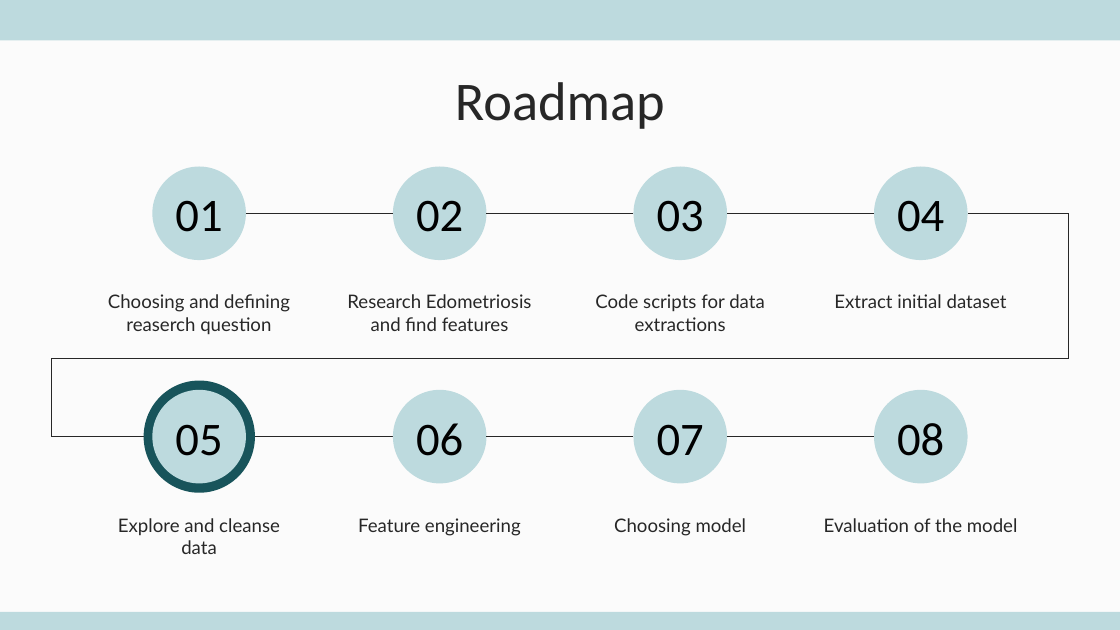
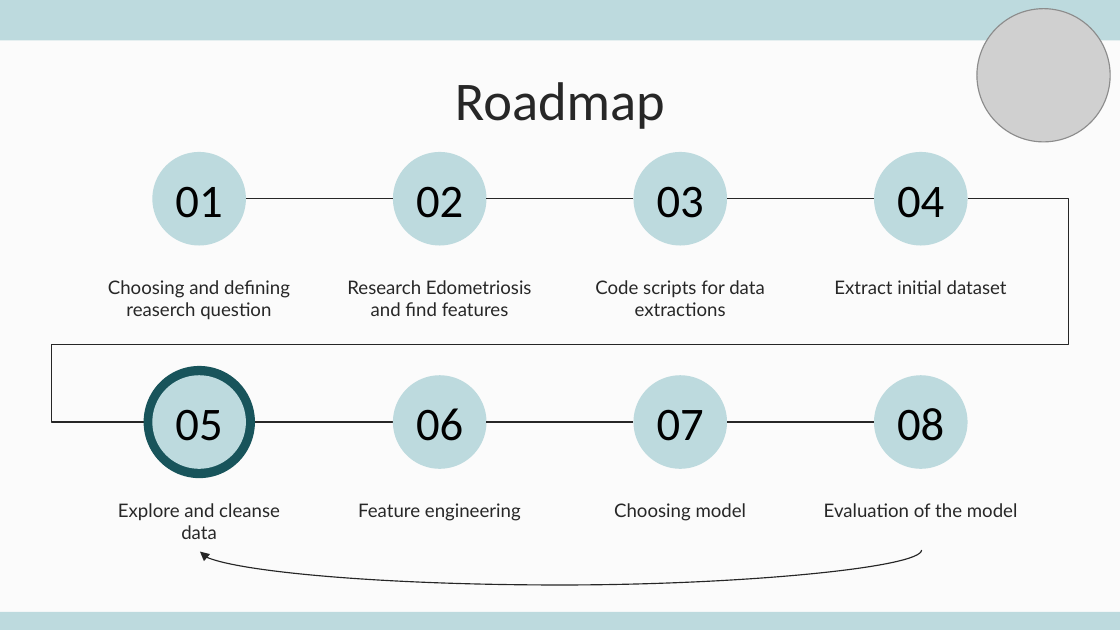
Before and after one commit to daniel-moshe/ML-Endo-Detection, a slide deck: slide 11 of endo early detection-mid presentation.pptx. Drawn at 1120x630 pixels with LibreOffice and Linux fonts; fonts in the diff are those of the drawing; grey boxes stand for pictures. Boxes give left, top, right and bottom in pixels: in the first picture for what was removed or moved away, otherwise in the second. Text is boxed around its words. In the diff, an @@ line names an element or a change of style, - is before the commit and + after.

```diff
--- a/endo early detection-mid presentation.pptx
+++ b/endo early detection-mid presentation.pptx
@@ ellipse added at bbox=[977, 9, 1110, 142], fill #FBFBFB @@
@@ picture added at bbox=[977, 9, 1110, 142] @@
@@ 9 ellipses, 8 texts, 6 lines, 1 elbow line: place and size @@
-9 ellipses, 8 texts, 6 lines, 1 elbow line at bbox=[52, 167, 1068, 554]
+9 ellipses, 8 texts, 6 lines, 1 elbow line at bbox=[52, 152, 1068, 539]
@@ elbow line (968, 198) - (152, 422): stroke #272727 0.75 pt to #262626 0.75 pt @@
@@ curved arrow added from (922, 550) to (200, 552), #262626 0.75 pt @@
```
Also in this commit, not shown: 9 other slides changed, 4 other files.
